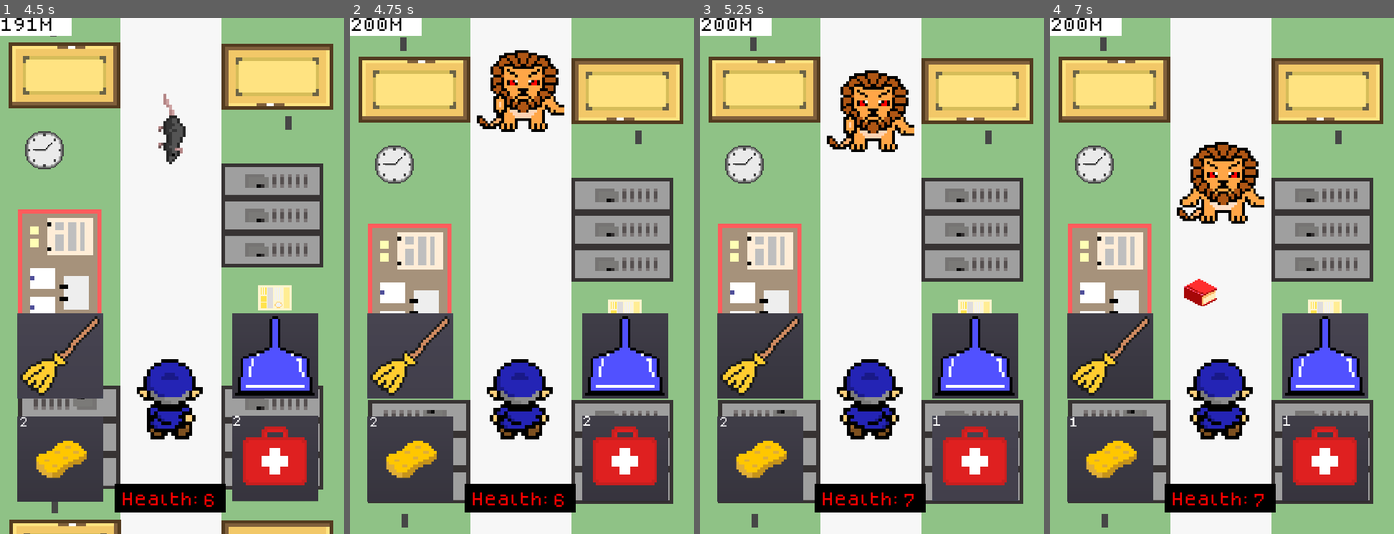
Above: before the commit, frames 1-4 (left to right).
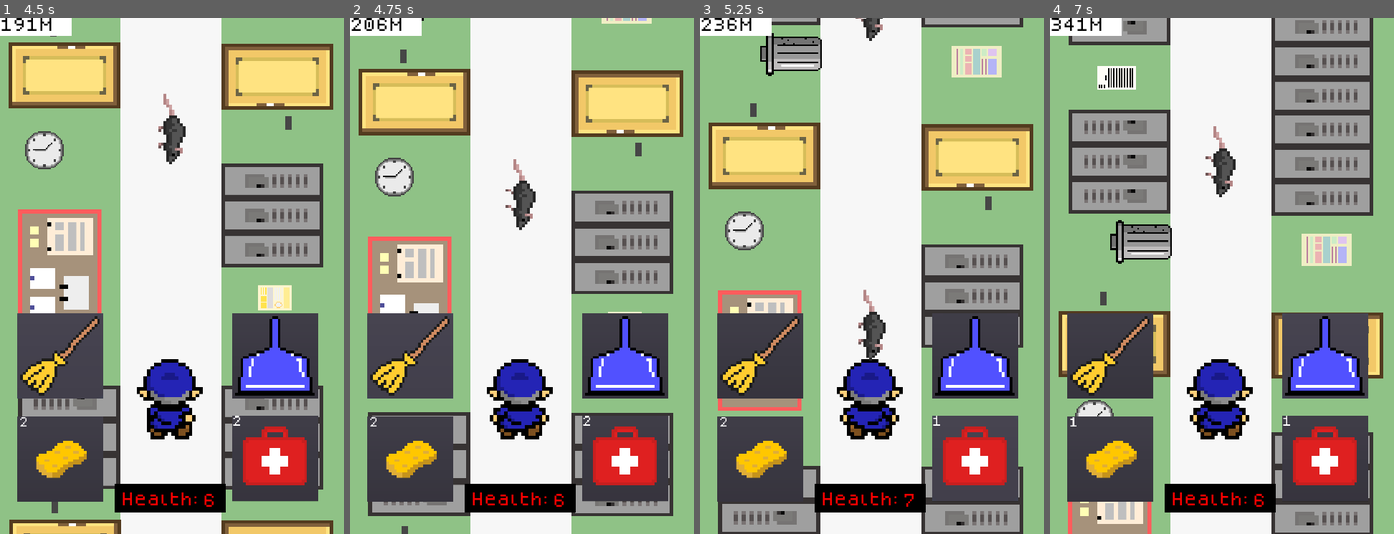
Above: after the commit, the same moments.

Repository: TheBroham7/Project-Sweep
Game: Godot game, scene res://scenes/title_screen.tscn
The game is run twice, just before and just after one commit, with the same random seed, the same clock (stepped at 60 frames per second) and the same inputs.
Inputs (mouse positions are in pixels of both pictures, inside the frame that each line leads up to):
- Up to frame 1 (4.5 s): click "Click to Start" at 0.5 s; click "NEW GAME" at 1.25 s; click (275, 456) at 2 s; click (58, 456) at 2.75 s; click (275, 353) at 3.5 s; click (58, 353) at 4.25 s
- Up to frame 2 (4.75 s): no input
- Up to frame 3 (5.25 s): click (975, 456) at 5 s
- Up to frame 4 (7 s): click (1108, 456) at 5.75 s; click (1325, 353) at 6.5 s

Frame 1 is identical in both runs. In frame 2, 21% of the frame differs, in the area x 2-97%, y 0-100%; in frame 3, 38%; in frame 4, 40%, in the area x 0-97%, y 0-100%.

Commit message:
Distance chance

Diff:
--- a/scenes/classroom_boss.tscn
+++ b/scenes/classroom_boss.tscn
@@ -25,6 +25,7 @@
 scale = Vector2( 0.1, 0.1 )
 frames = SubResource( 1 )
 animation = "attack"
+frame = 1
 playing = true
 
 [node name="CollisionShape2D" type="CollisionShape2D" parent="."]
--- a/scripts/HUD.gd
+++ b/scripts/HUD.gd
@@ -20,7 +20,7 @@
 	if distance_increase:
 		distance += 1
 
-	if distance == 200 and distance_increase == true:
+	if distance == 3500 and distance_increase == true:
 			emit_signal("boss_spawn")
 			emit_signal("stop_scroll")
 			distance_increase = false
